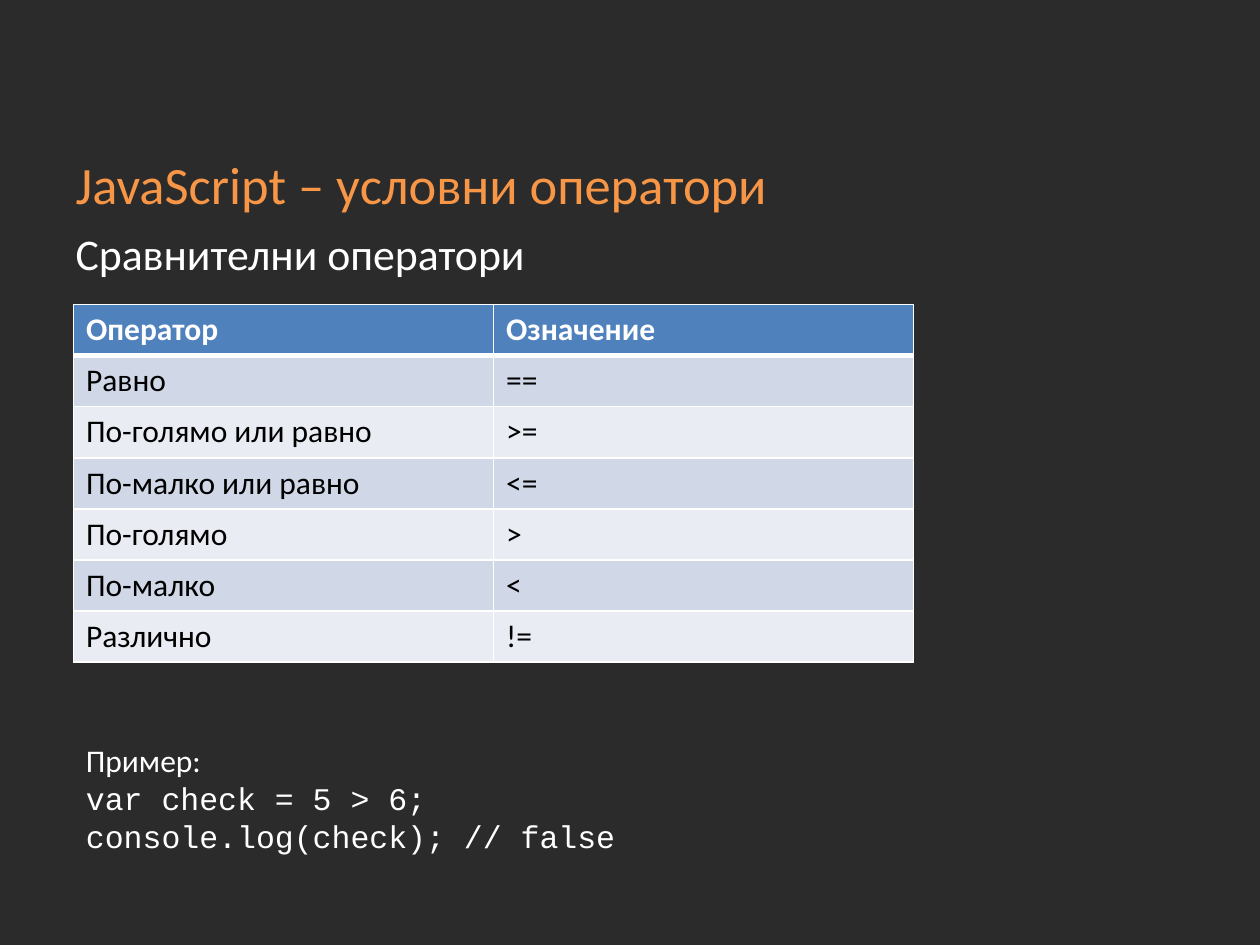
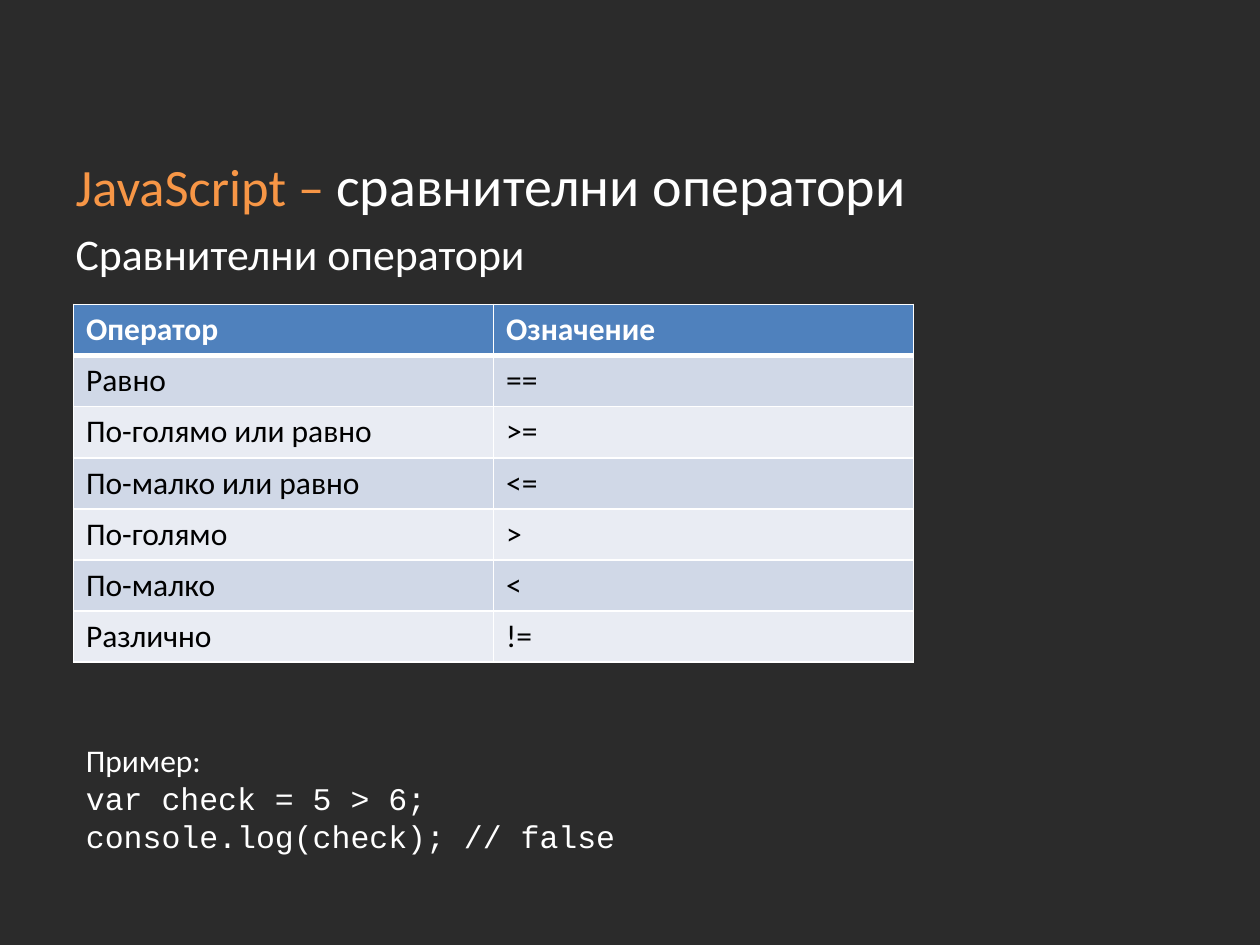
Before and after one commit to Academy-Soft-Intellect/Front-End-Course, a slide deck: slide 22 of 09-JavaScript-Basics/09-JavaScript-Basics.pptx (slide 34 before the commit). Drawn at 1260x945 pixels with LibreOffice and Linux fonts; fonts in the diff are those of the drawing; background and template pictures are left out; a plain dark background stands for a picture behind light text. Boxes give left, top, right and bottom in pixels: in the first picture for what was removed or moved away, otherwise in the second. Text is boxed around its words. In the diff, an @@ line names an element or a change of style, - is before the commit and + after.

Commit message:
09-JavaScript-Basics - examples added

```diff
--- a/09-JavaScript-Basics/09-JavaScript-Basics.pptx
+++ b/09-JavaScript-Basics/09-JavaScript-Basics.pptx
@@ title at [76,170,906,215]: text changed; size 30 to 32 pt; text colour #F79646 to #FFFFFF @@
-JavaScript – условни оператори
+JavaScript – сравнителни оператори
```
Also in this commit, not shown: 3 other slides changed, 30 other files.
